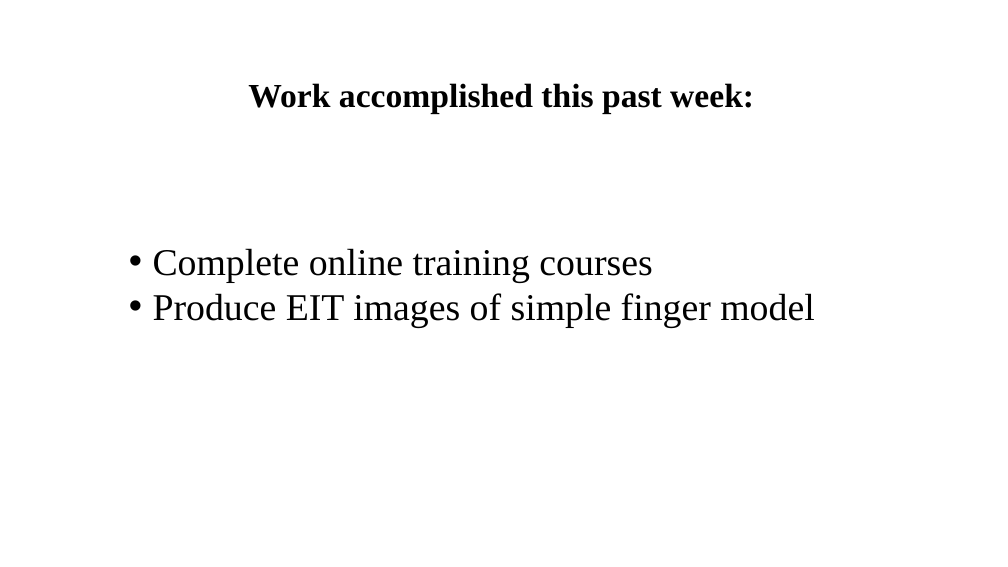
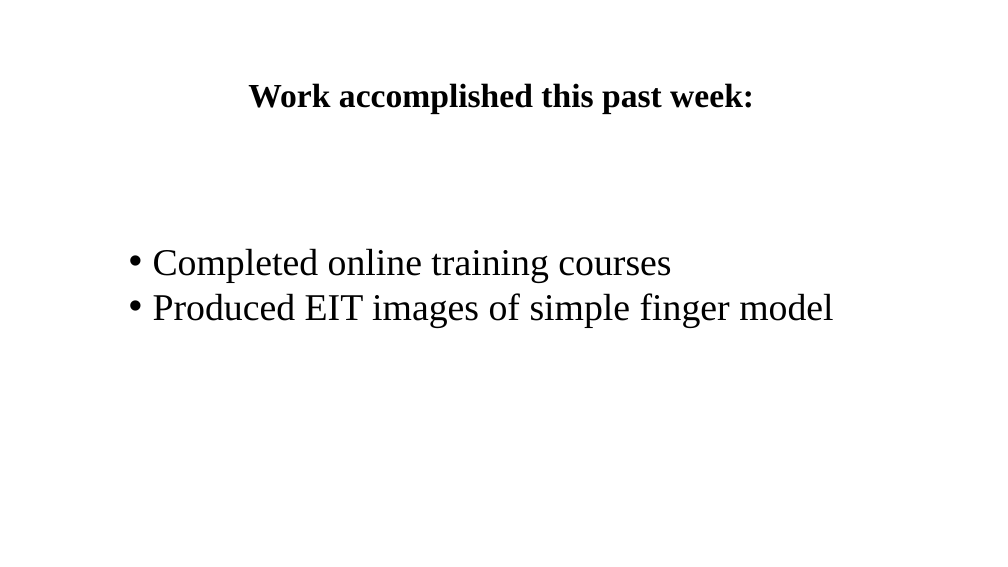
Before and after one commit to cdelor02/mres-thesis, a slide deck: slide 2 of weekly_updates/mres_project_update_22_03_2021.pptx. Drawn at 1008x567 pixels with LibreOffice and Linux fonts; fonts in the diff are those of the drawing. Boxes give left, top, right and bottom in pixels: in the first picture for what was removed or moved away, otherwise in the second. Text is boxed around its words. In the diff, an @@ line names an element or a change of style, - is before the commit and + after.

Commit message:
sim images for slides

```diff
--- a/weekly_updates/mres_project_update_22_03_2021.pptx
+++ b/weekly_updates/mres_project_update_22_03_2021.pptx
@@ text at box(153, 248, 833, 328): text changed @@
-• Complete online training courses
-• Produce EIT images of simple finger model
+• Completed online training courses
+• Produced EIT images of simple finger model
```
Also in this commit, not shown: 2 other slides changed, 1 slide added, 31 other files.
